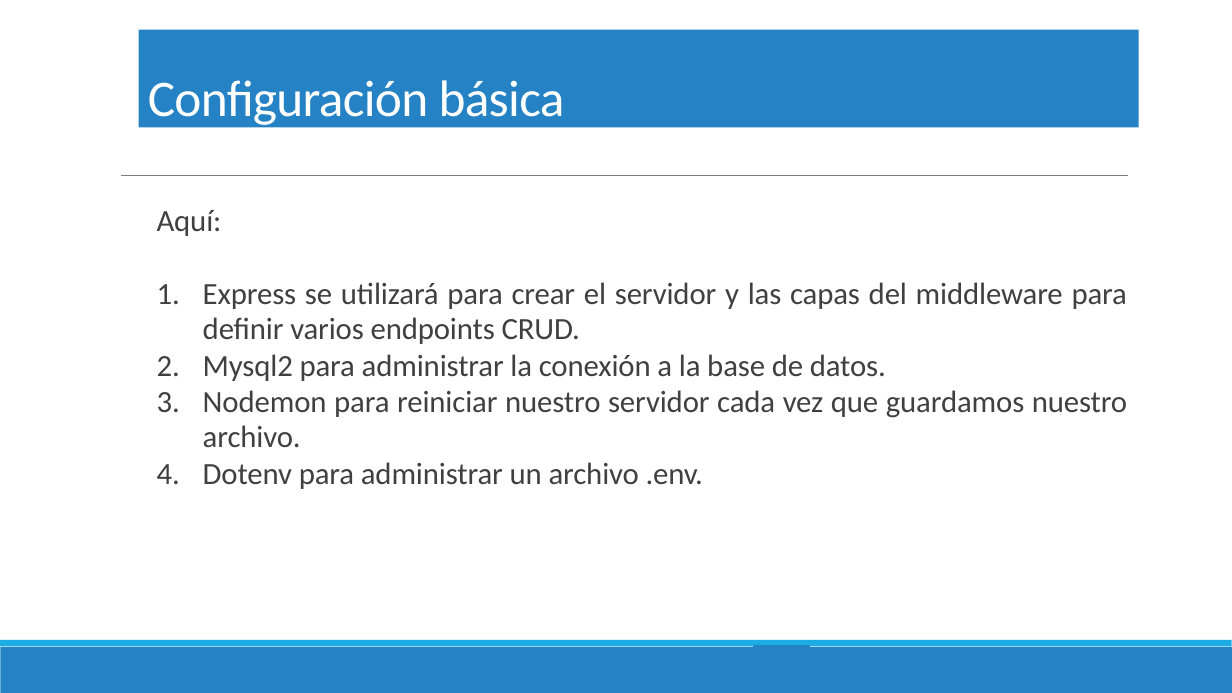
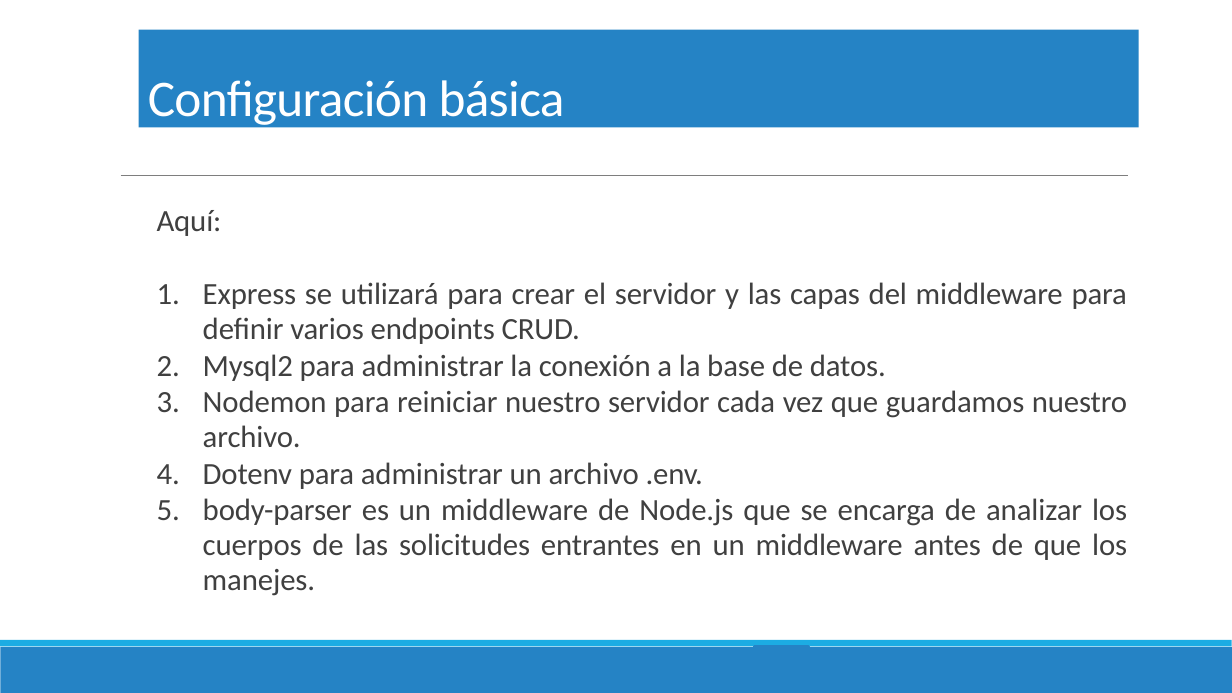
Before and after one commit to norbeydanilo/api_typescript_mysql, a slide deck: slide 11 of steps.pptx. Drawn at 1232x693 pixels with LibreOffice and Linux fonts; fonts in the diff are those of the drawing; background and template pictures are left out. Boxes give left, top, right and bottom in pixels: in the first picture for what was removed or moved away, otherwise in the second. Text is boxed around its words. In the diff, an @@ line names an element or a change of style, - is before the commit and + after.

```diff
--- a/steps.pptx
+++ b/steps.pptx
@@ text at (x1=203, y1=498, x2=1127, y2=596): paragraph added @@
+5. body-parser es un middleware de Node.js que se encarga de analizar los cuerpos de las solicitudes entrantes en un middleware antes de que los manejes.
```
Also in this commit, not shown: 2 other slides changed, 1 slide added, 13 other files.
